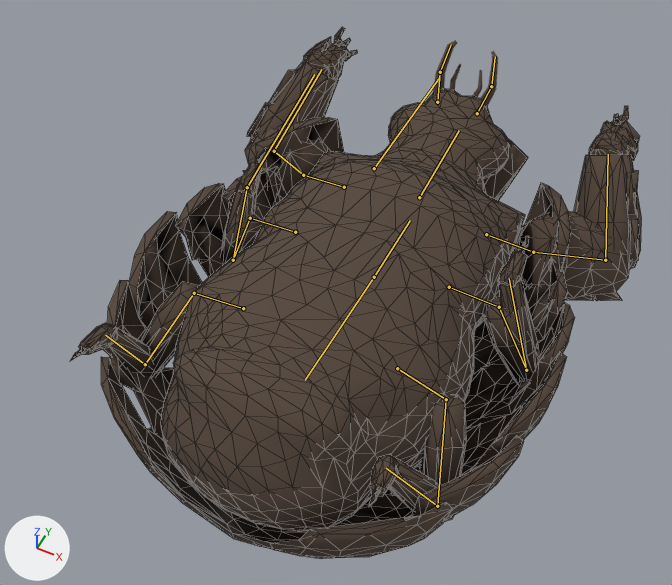
An edit to the glTF model content/art/models/freight_beetle.lod1.glb, drawn before and after from the same camera.
Before and after are seen from a 50 mm camera at (1.1, -2.52, 3.72) aimed at (-0.15, -0.03, 0.61). The lights are fixed; the arrows at lower left show +X, +Y and +Z. The first picture is the older version. Both versions are drawn at frame 20 of the action 'death'; the numbers are the values there. The bones that change, and the others that lie on the model, are drawn over the model as lines. Mesh edges are drawn as thin lines on the coarser meshes.

Names of what the first picture shows: 'blade', 'body', 'fine', 'legs', 'shell'.
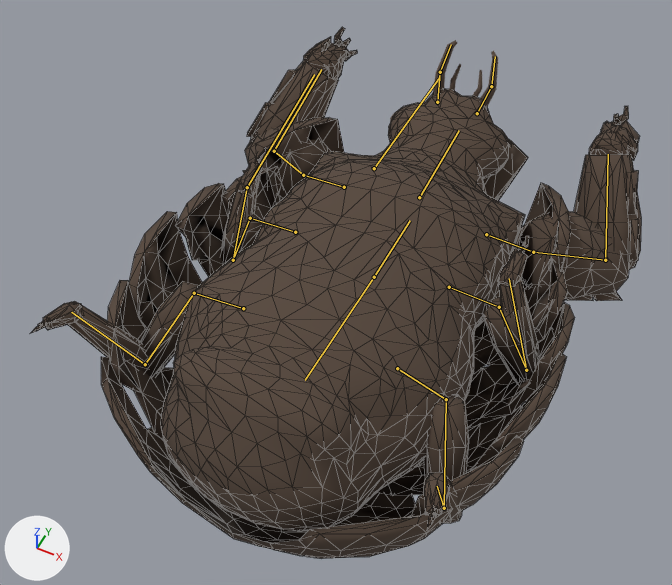
What changed in the scene script:
```text
Change bone_hind_r_03:
    where bone_hind_r_03 = bpy.data.objects['SK_Beetle'].pose.bones['hind_r_03']  # child of 'hind_r_02'
    bone_hind_r_03.rotation_quaternion: (0.819, -0.057, -0.228, 0.523) -> (0.899, -0.044, -0.174, 0.4)  # degrees (-20, -18, 68) -> degrees (-13, -16, 50)
Change bone_hind_l_02:
    where bone_hind_l_02 = bpy.data.objects['SK_Beetle'].pose.bones['hind_l_02']  # child of 'hind_l_01'
    bone_hind_l_02.rotation_quaternion: (0.866, 0.422, -0.233, -0.133) -> (0.883, 0.396, -0.219, -0.125)  # degrees (56, -17, -27) -> degrees (52, -17, -24)
Change bone_hind_l_03:
    where bone_hind_l_03 = bpy.data.objects['SK_Beetle'].pose.bones['hind_l_03']  # child of 'hind_l_02'
    bone_hind_l_03.rotation_quaternion: (0.766, -0.064, 0.256, -0.586) -> (0.866, -0.05, 0.199, -0.456)  # degrees (-25, 18, -79) -> degrees (-16, 17, -58)
```

Where the change shows, as pixel boxes (x1, y1, x2, y2) in the pictures (672 x 585 px):
'legs', posed (7% wider)
    before: (71, 27, 641, 522)
    after: (31, 27, 641, 530)
bone 'hind_r_03', root to tip
    before: (145, 364) to (105, 335)
    after: (145, 364) to (71, 312)
bone 'hind_l_02', root to tip
    before: (446, 399) to (437, 506)
    after: (446, 399) to (444, 508)
bone 'hind_l_03', root to tip
    before: (437, 506) to (386, 468)
    after: (444, 508) to (437, 486)
